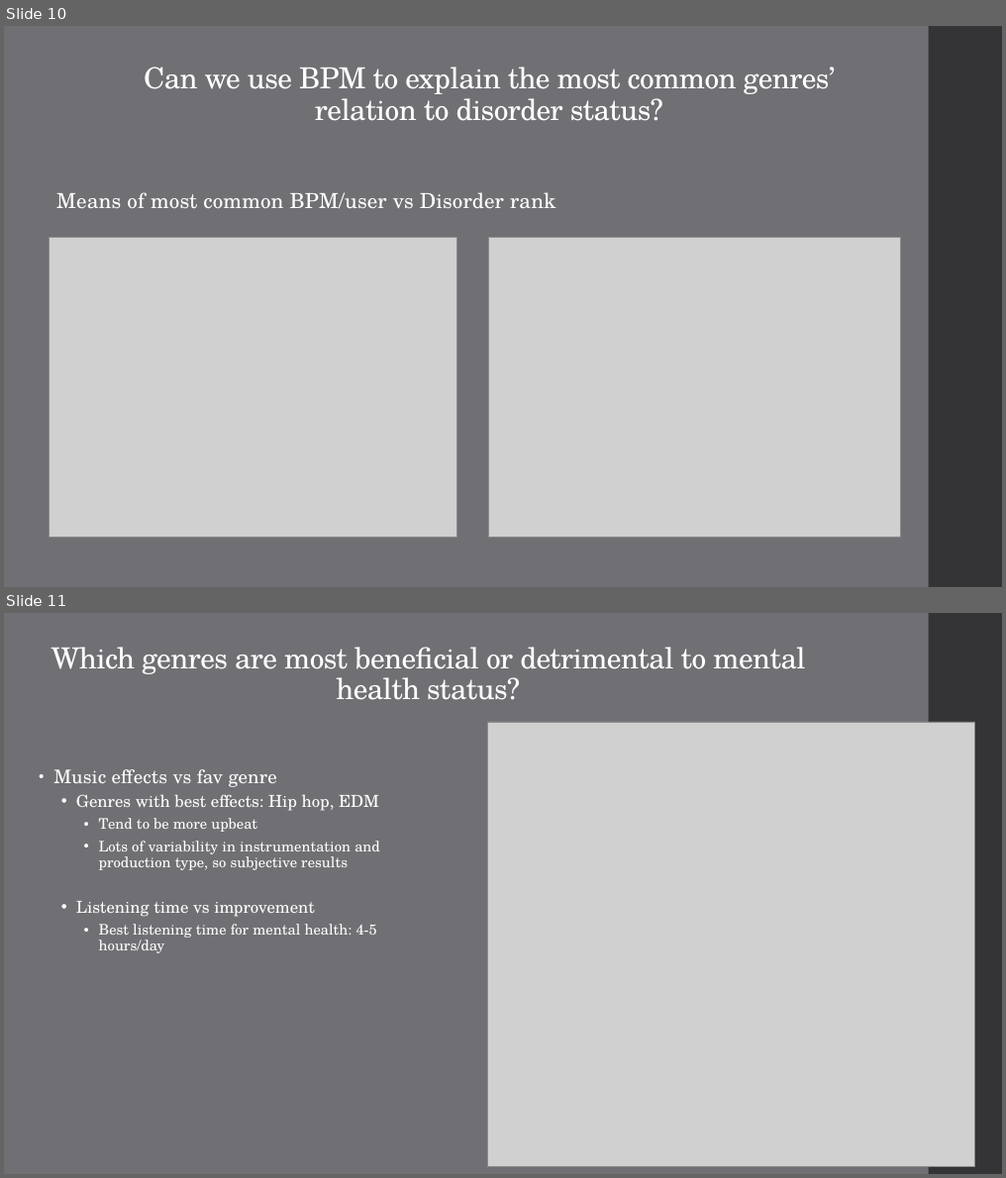
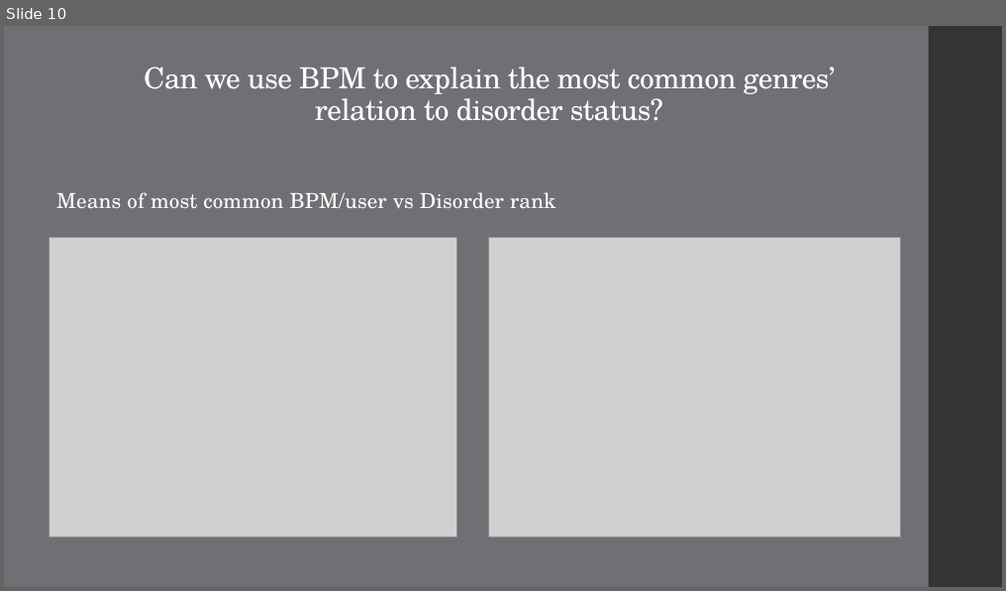
Before and after one commit to TheWizler/project1_group_10, a slide deck: Sarah's_work/Project 1 Presentation copy.pptx. Shown one above the other, each under a label of ours: slides 10 and 11 before the commit, slide 10 after it. The pictures are 1006x1178 and 1006x591 pixels, drawn with LibreOffice and Linux fonts; fonts in the diff are those of the drawing; grey boxes stand for pictures. Boxes give left, top, right and bottom in pixels: in the first picture for what was removed or moved away, otherwise in the second. Text is boxed around its words. In the diff, an @@ line names an element or a change of style, - is before the commit and + after.

```diff
--- a/Sarah's_work/Project 1 Presentation copy.pptx
+++ b/Sarah's_work/Project 1 Presentation copy.pptx
@@ slide 11 removed at bbox=[4, 613, 1002, 1174], background #6F6F74; not listed: 1 template element that a slide beside it also shows @@
@@ title removed at bbox=[52, 647, 805, 700] @@
-Which genres are most beneficial or detrimental to mental health status?
@@ picture removed at bbox=[487, 722, 975, 1167] @@
@@ text removed at bbox=[54, 769, 380, 954] @@
-• Music effects vs fav genre
-  • Genres with best effects: Hip hop, EDM
-    • Tend to be more upbeat
-    • Lots of variability in instrumentation and production type, so subjective results
-  • Listening time vs improvement
-    • Best listening time for mental health: 4-5 hours/day
```
Also in this commit, not shown: 2 slides added.
